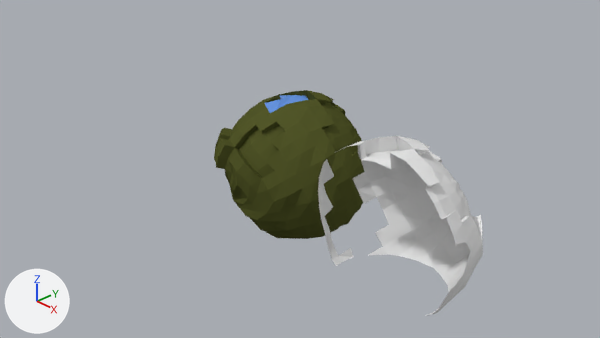
A saved change to the Blender file Assets/Models/Source/planet_01.blend.
Rendered twice from the file's camera 'Camera'. Arrows for +X, +Y and +Z are at lower left; the lights stay in place.

Before the edit, the objects in view are built like this:
```python
mat_material_001 = principled_material('Material.001')
mat_material_001.base_color = (0.0846, 0.0946, 0.0223)  # dark yellow #525729
mat_material_001.specular_ior_level = 0.0
me_cube_001 = bpy.data.meshes.new('Cube.001')
me_cube_001.from_pydata(...)  # 60 vertices, 40 faces; spans x -0.43..1.0, y -0.9..0.94, z -0.23..0.37
me_cube_001.materials.append(mat_material_002)  # blue #6195e7
me_cube_002 = bpy.data.meshes.new('Cube.002')
me_cube_002.from_pydata(...)  # 327 vertices, 297 faces; spans x -0.96..1.0, y -1.0..0.17, z -1.0..0.7
me_sphere = bpy.data.meshes.new('Sphere')
me_sphere.from_pydata(...)  # 576 vertices, 606 faces; spans x -0.97..1.0, y -1.0..1.01, z -1.01..0.96
me_sphere.materials.append(mat_material_001)  # dark yellow #525729
# before: 78 (0.81, 0.17, 0.56), 89 (0.83, 0.0, 0.55), 94 (0.71, -0.25, 0.32), 100 (0.81, -0.16, 0.56), 105 (0.64, -0.23, 0.5)
# before: 111 (0.65, -0.27, 0.71), 112 (0.76, -0.32, 0.55), 113 (0.84, -0.34, 0.37), 124 (0.69, -0.46, 0.56), 460 (0.57, -0.37, 0.51)
# before: 461 (0.65, -0.41, 0.33), 518 (0.68, -0.14, 0.62), 519 (0.8, -0.17, 0.46), 523 (0.63, -0.27, 0.6), 524 (0.75, -0.32, 0.46)
ob_cube = bpy.data.objects.new('Cube', me_cube_001)
ob_cube.location = (-0.231, -0.056, 0.808)
ob_cube.rotation_euler = (-0.0583, 0.126, 0.0262)  # degrees (-3.3, 7.2, 1.5)
ob_cube.scale = (0.472, 0.465, 0.231)
ob_cube_001 = bpy.data.objects.new('Cube.001', me_cube_002)
ob_cube_001.location = (2.337, -0.043, 0.658)
ob_sphere = bpy.data.objects.new('Sphere', me_sphere)
ob_sphere.location = (0.0, 0.0, 0.0)
ob_sphere.rotation_euler = (-0.876, -0.924, -1.014)  # degrees (-50, -53, -58)
_m = ob_sphere.modifiers.new('Boolean', 'BOOLEAN')
_m.solver = 'FLOAT'
```
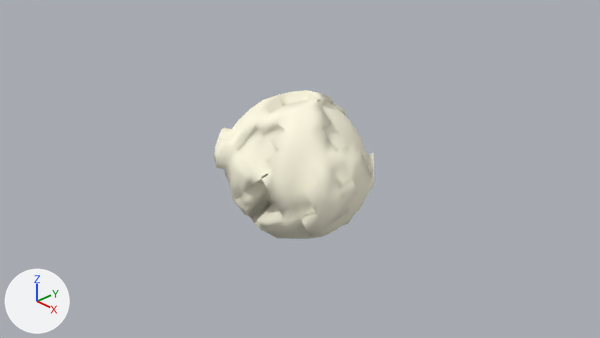
Commit message: Planet. PP

Location of each change, (x1, y1, x2, y2) in pixels of the pictures (600 x 338 px; the box of a moved part takes in the faces that stretch with it):
'Sphere', recoloured, reshaped (yellow to white)
    before: (214, 90, 365, 239)
    after: (214, 90, 374, 239)
'Cube.001', deleted
    before: (318, 136, 483, 315)
'Cube', deleted
    before: (264, 95, 308, 113)
part 1 of me_sphere, built on
    before: (243, 160, 354, 232)
    after: (243, 160, 358, 237)
part 2 of me_sphere, moved or reshaped
    before: (303, 94, 334, 129)
    after: (303, 94, 332, 129)
part 3 of me_sphere, shading changed
    both: (214, 90, 365, 239)

What the commit changed:
Material 'Material.001' (mat_material_001) changes colour from dark yellow #525729 to white #fffbe4; in linear values from (0.0846, 0.0946, 0.0223) to (1.0, 0.962, 0.779).
me_sphere is used by ob_sphere; location (0.0, 0.0, 0.0); rotation (-0.876, -0.924, -1.014), in degrees (-50, -53, -58).
Verts and faces of me_sphere; kept vertices keep their numbers, new ones are numbered from 576.
me_sphere had 576 vertices, 606 faces and spanned x -0.97..1.0, y -1.0..1.01, z -1.01..0.96.
me_sphere now has 617 vertices, 649 faces and spans x -0.97..1.0, y -1.0..1.1, z -1.01..0.96.
Part 1, on me_sphere:
7 vertices are removed from x 0.07..0.59, y 0.38..0.97, z -0.93..0.0.
26 faces are deleted.
19 vertices are added at x -0.16..0.76, y 0.02..1.08, z -0.65..0.39.
8 new vertices lie (-0.09, -0.15, 0.32) away from vertices in x -0.07..0.66, y 0.18..0.79, z -0.97..-0.57.
8 new vertices lie (0.06, 0.11, 0.0) away from vertices in x -0.01..0.84, y 0.57..0.99, z -0.39..0.39.
7 new vertices lie (-0.09, -0.14, 0.32) away from vertices in x -0.13..0.78, y 0.17..0.71, z -0.99..-0.57.
7 new vertices lie (0.05, 0.11, 0.0) away from vertices in x 0.01..0.83, y 0.55..0.98, z -0.39..0.2.
68 new faces join them.
Part 2, on me_sphere:
Vertices deleted: 105, 524 (with the faces that use them).
Vertex 78 moves to (0.83, 0.16, 0.54).
Vertex 89 moves to (0.86, 0.0, 0.53).
Vertex 100 moves to (0.84, -0.17, 0.54).
New vertex 609 is at (0.71, -0.26, 0.53).
New faces: (94, 113, 112, 609), (94, 609, 460, 461), (112, 124, 460, 609), (518, 523, 519), (111, 112, 609, 523), (100, 519, 609, 112).
New faces: (519, 523, 609).
me_sphere part 3: 574 kept faces spanning x -0.97..1.0, y -1.0..1.01, z -1.01..0.96 are now shaded smooth.
Object 'Cube' (ob_cube) is deleted.
Object 'Cube.001' (ob_cube_001) is deleted.
